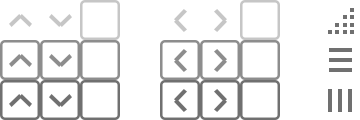
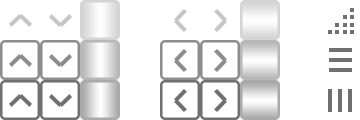
Two versions of the same layered image (360px x 120px). Layer-by-layer changes:
renamed "圆角矩形" to "正常", opacity 100% → 30%, painted on it over [80,0,120,40]
removed group "滚动条-高亮" (1st of 2, in "垂直滚动条") (1 layers) (was 80%) from group "垂直滚动条" over [80,40,120,80]
renamed "圆角矩形" to "高亮", opacity 100% → 50%, moved it into group "滚动条", painted on it over [80,40,120,80]
removed group "滚动条-按下" (1st of 2, in "垂直滚动条") (1 layers) from group "垂直滚动条" over [80,80,120,120]
renamed "圆角矩形" to "按下", opacity 100% → 60%, moved it into group "滚动条", painted on it over [80,80,120,120]
renamed "圆角矩形" to "正常", opacity 40% → 30%, painted on it over [240,0,280,40]
removed group "滚动条-高亮" (2nd of 2, in "水平滚动条") (1 layers) (was 80%) from group "水平滚动条" over [240,40,280,80]
renamed "圆角矩形" to "高亮", opacity 100% → 50%, moved it into group "滚动条", painted on it over [240,40,280,80]
removed group "滚动条-按下" (2nd of 2, in "水平滚动条") (1 layers) from group "水平滚动条" over [240,80,280,120]
renamed "圆角矩形" to "按下", opacity 100% → 60%, moved it into group "滚动条", painted on it over [240,80,280,120]
hid "背景" over [80,0,280,120]
